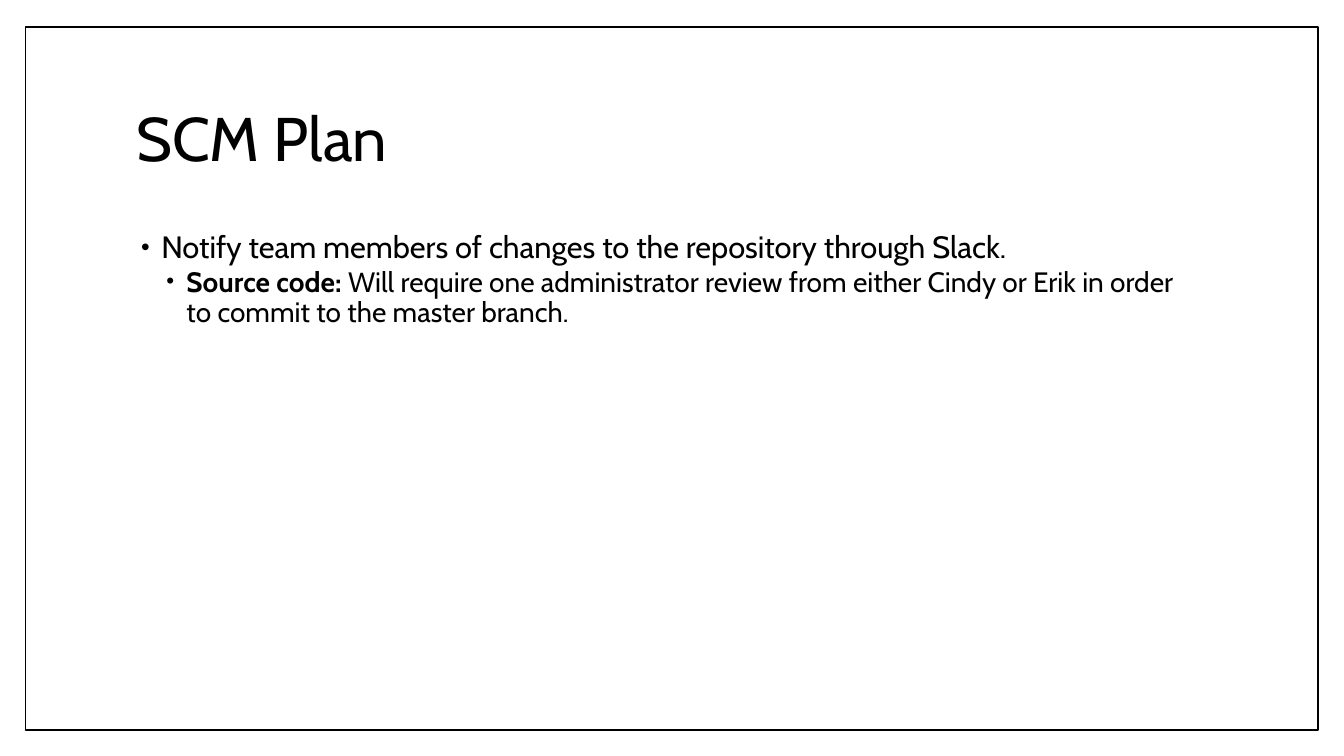
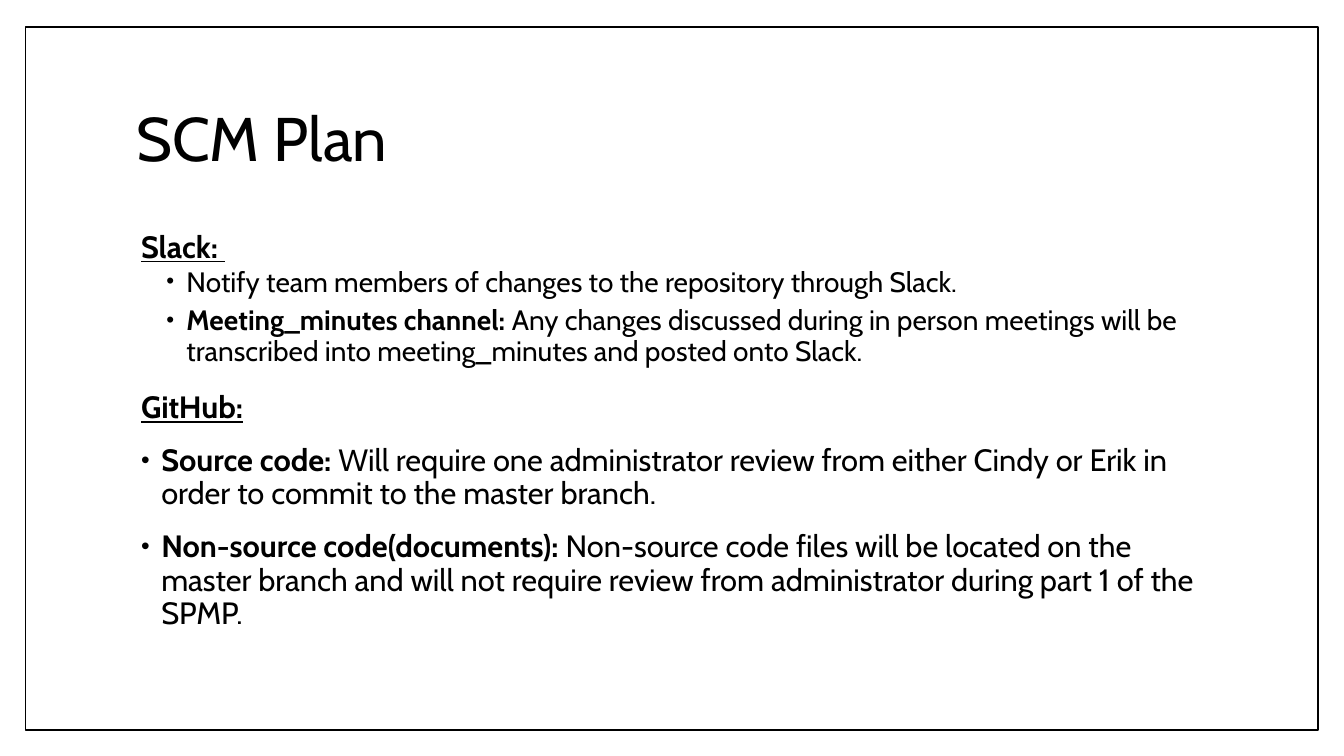
Before and after one commit to umdfeynman/umdfeynman, a slide deck: slide 18 of Work_In_Progress/CS/SPMP_Presentation.pptx. Drawn at 1344x756 pixels with LibreOffice and Linux fonts; fonts in the diff are those of the drawing. Boxes give left, top, right and bottom in pixels: in the first picture for what was removed or moved away, otherwise in the second. Text is boxed around its words. In the diff, an @@ line names an element or a change of style, - is before the commit and + after.

Commit message:
SPMP_Presentation

```diff
--- a/Work_In_Progress/CS/SPMP_Presentation.pptx
+++ b/Work_In_Progress/CS/SPMP_Presentation.pptx
@@ text at (141, 235, 218, 262): paragraph added @@
+Slack:
@@ text at (161, 271, 1167, 505): size 22 to 20 pt in "Notify team members of changes to the ..."; size 20 to 22 pt in "Source code: Will require one administrator review ..."; list level 1 to 2 in "Notify team members of changes ..."; list level 2 to 1 in "Source code: Will require one ..." @@
@@ text at (141, 309, 1177, 423): paragraphs added @@
+  • Meeting_minutes channel: Any changes discussed during in person meetings will be transcribed into meeting_minutes and posted onto Slack.
+GitHub:
@@ text at (161, 534, 1194, 625): paragraph added @@
+• Non-source code(documents): Non-source code files will be located on the master branch and will not require review from administrator during part 1 of the SPMP.
```
